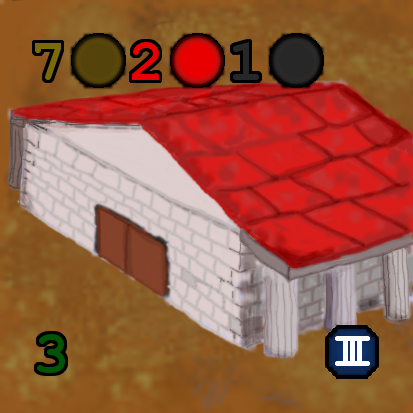
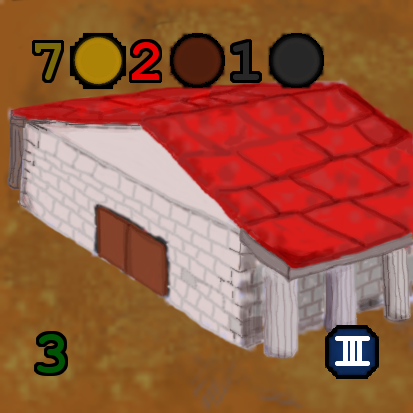
Revision of a layered 413 x 413 image; what changed, layer by layer:
renamed "Icono Oro.png" to "Icono Oro.png #1", moved it above "Icono Madera.png #1", painted on it over [70, 33, 126, 89]
renamed "Icono Madera.png" to "Icono Madera.png #1", moved it above "Icono Hechizo III.png", painted on it over [169, 34, 224, 87]
